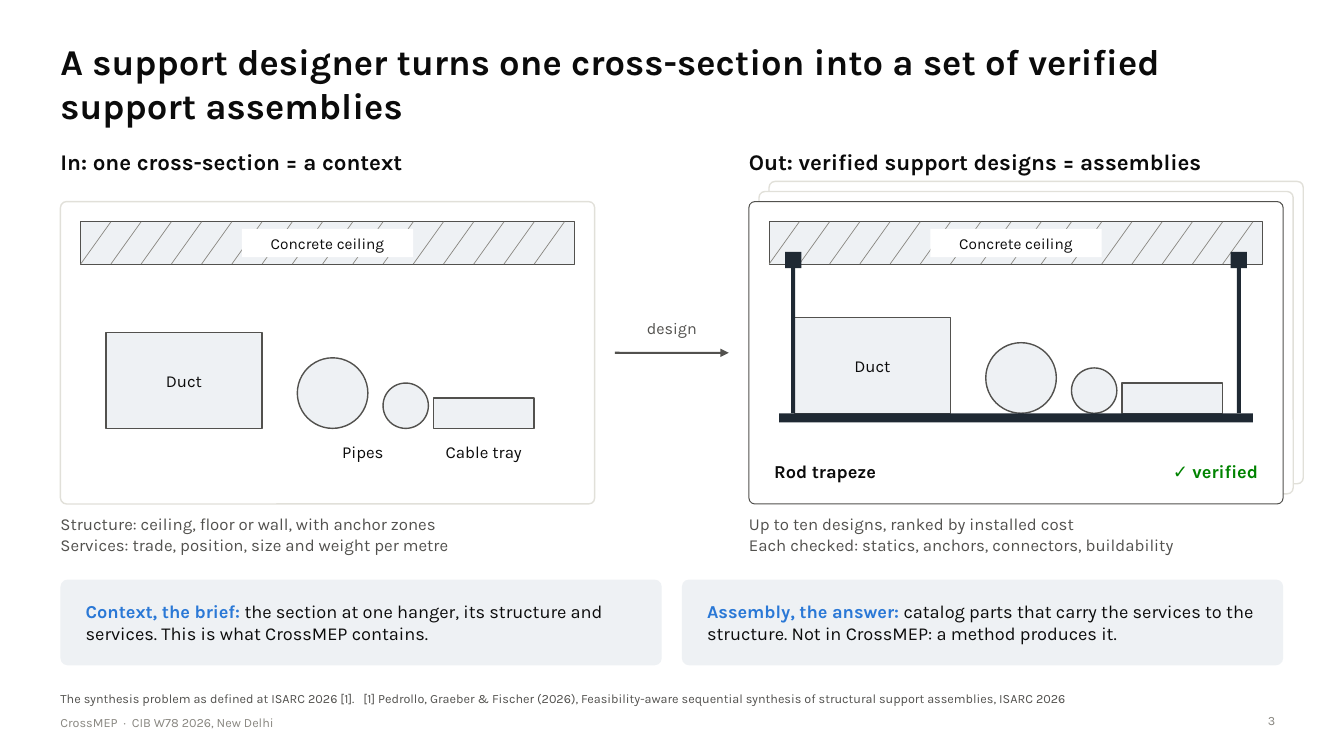
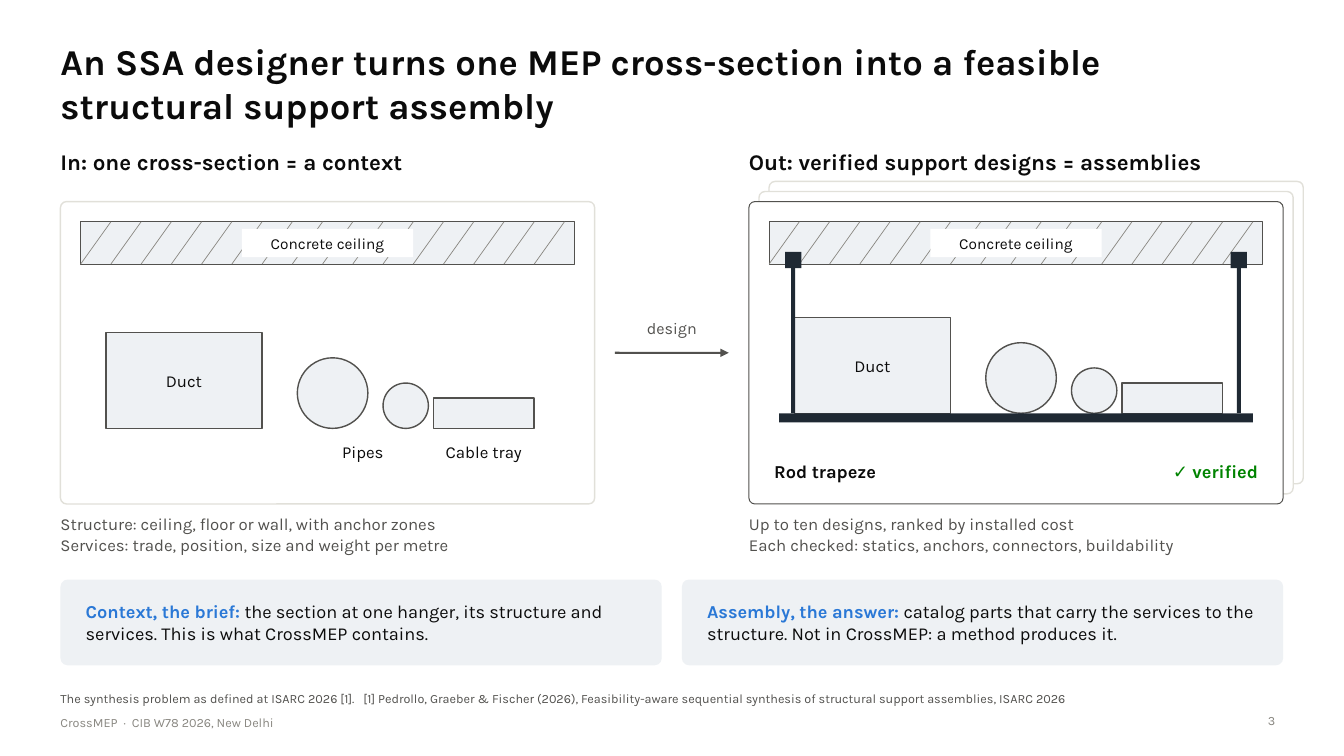
Before and after one commit to lavinia-ped/CrossMEP_Dataset, a slide deck: slide 3 of docs/CrossMEP_CIBW78_talk.pptx. Drawn at 1344x756 pixels with LibreOffice and Linux fonts; fonts in the diff are those of the drawing. Boxes give left, top, right and bottom in pixels: in the first picture for what was removed or moved away, otherwise in the second. Text is boxed around its words. In the diff, an @@ line names an element or a change of style, - is before the commit and + after.

Commit message:
Talk: slide 3 and 4 titles as written by the author

```diff
--- a/docs/CrossMEP_CIBW78_talk.pptx
+++ b/docs/CrossMEP_CIBW78_talk.pptx
@@ title at [60,49,1101,128]: text changed @@
-A support designer turns one cross-section into a set of verified support assemblies
+An SSA designer turns one MEP cross-section into a feasible structural support assembly
```
Also in this commit, not shown: 1 other slide changed, 4 other files.
